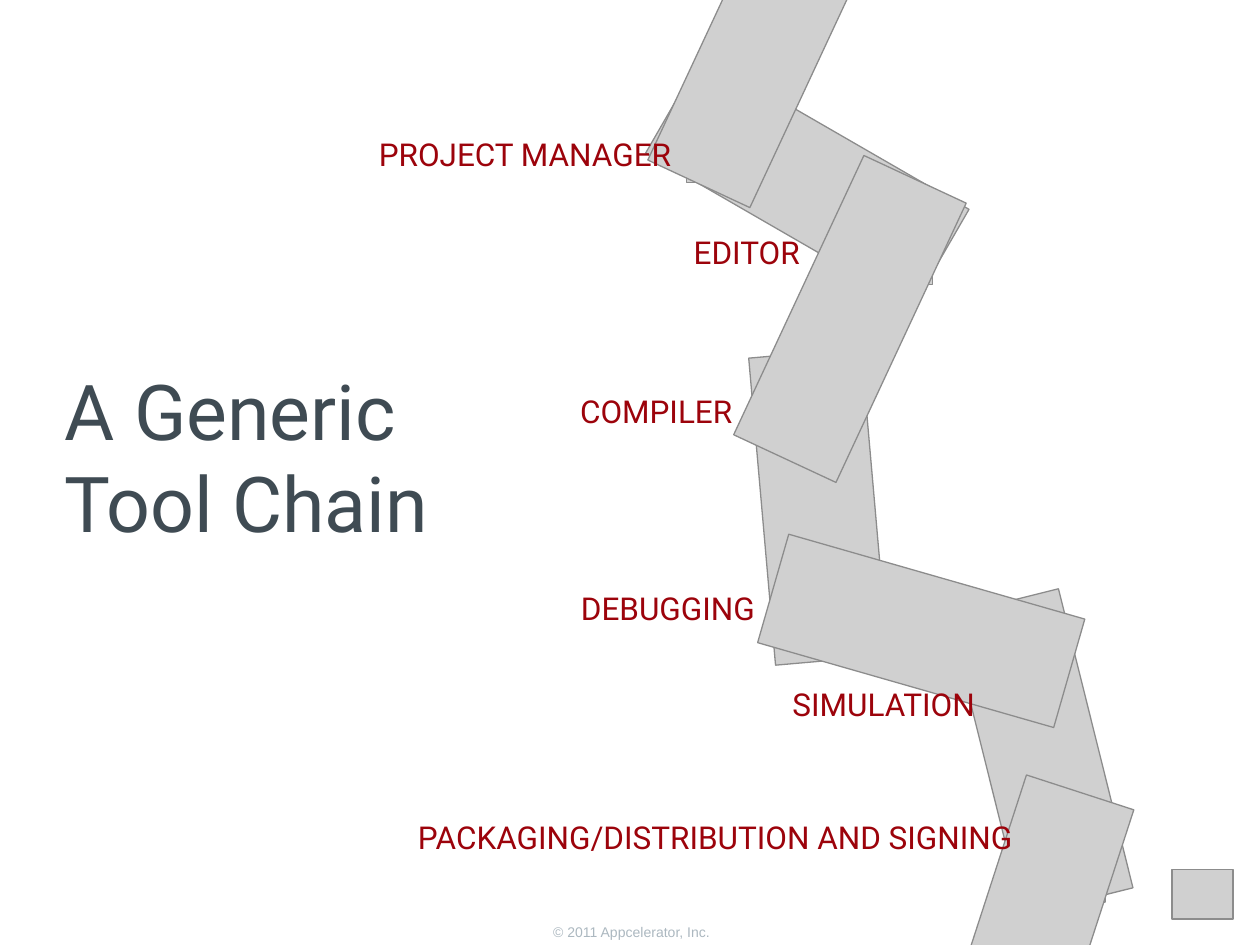
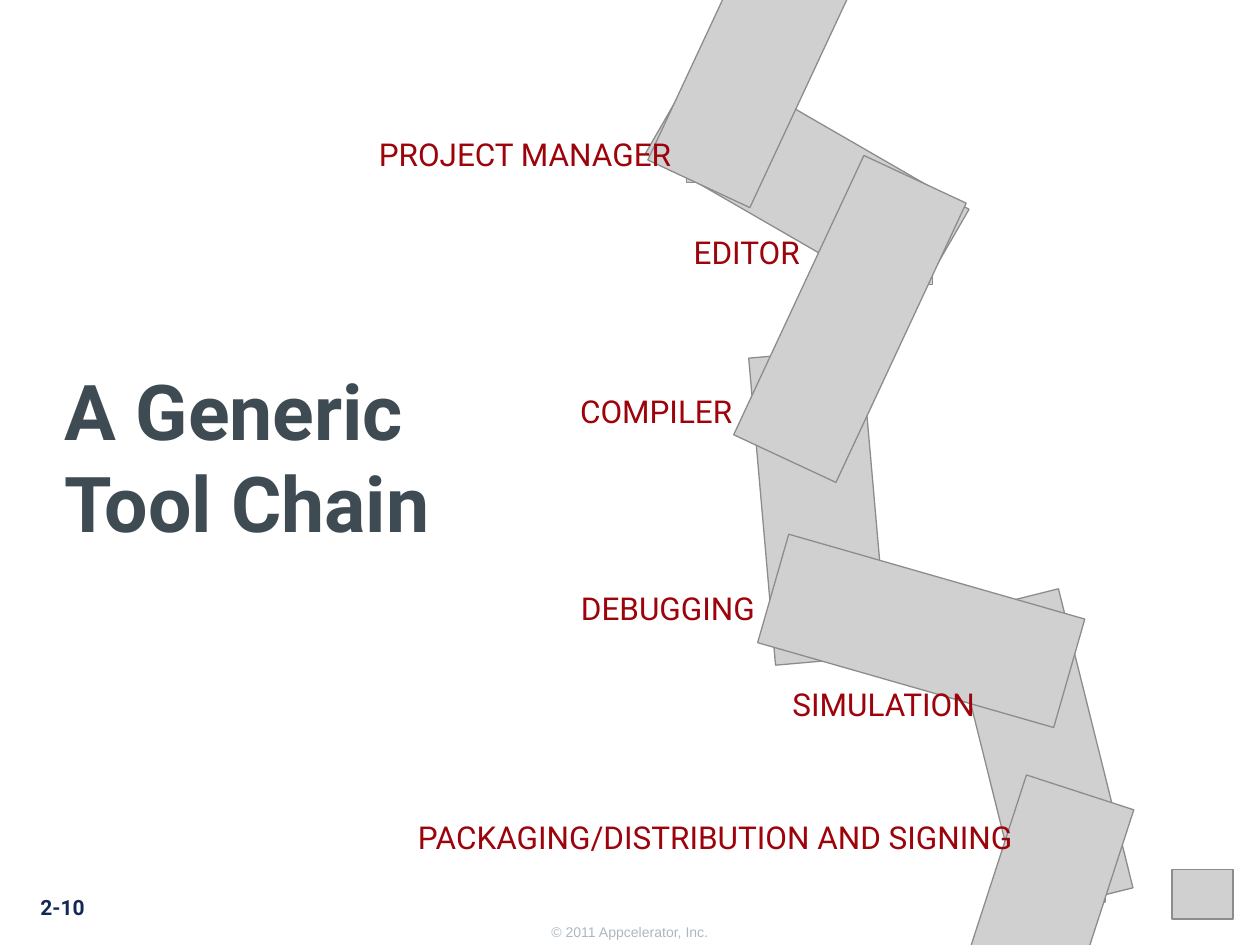
Before and after one commit to appcelerator-training-archive/tcad_certification, a slide deck: slide 10 of 210/210.ppt. Drawn at 1260x945 pixels with LibreOffice and Linux fonts; fonts in the diff are those of the drawing; grey boxes stand for pictures; background and template pictures are left out. Boxes give left, top, right and bottom in pixels: in the first picture for what was removed or moved away, otherwise in the second. Text is boxed around its words. In the diff, an @@ line names an element or a change of style, - is before the commit and + after.

```diff
--- a/210/210.ppt
+++ b/210/210.ppt
@@ text "A Generic" at [65, 383, 429, 533]: bold on @@
@@ page number added at [40, 900, 84, 916], 12 pt, text #122956, bold @@
+2-10
@@ text added at [566, 927, 709, 940], 8 pt, text #ACB8C0 @@
+© 2011 Appcelerator, Inc.
@@ text removed at [567, 927, 710, 940] @@
-© 2011 Appcelerator, Inc.
```
Also in this commit, not shown: 27 other slides changed, 1 slide added, 5 slides removed, 54 other files.
